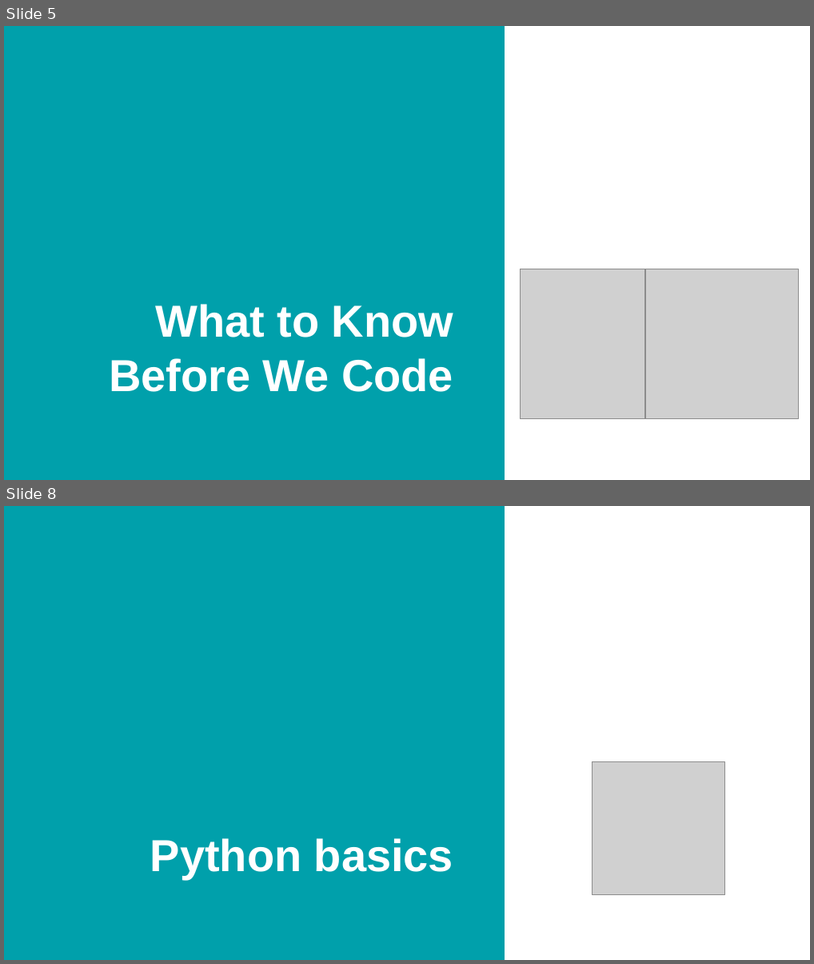
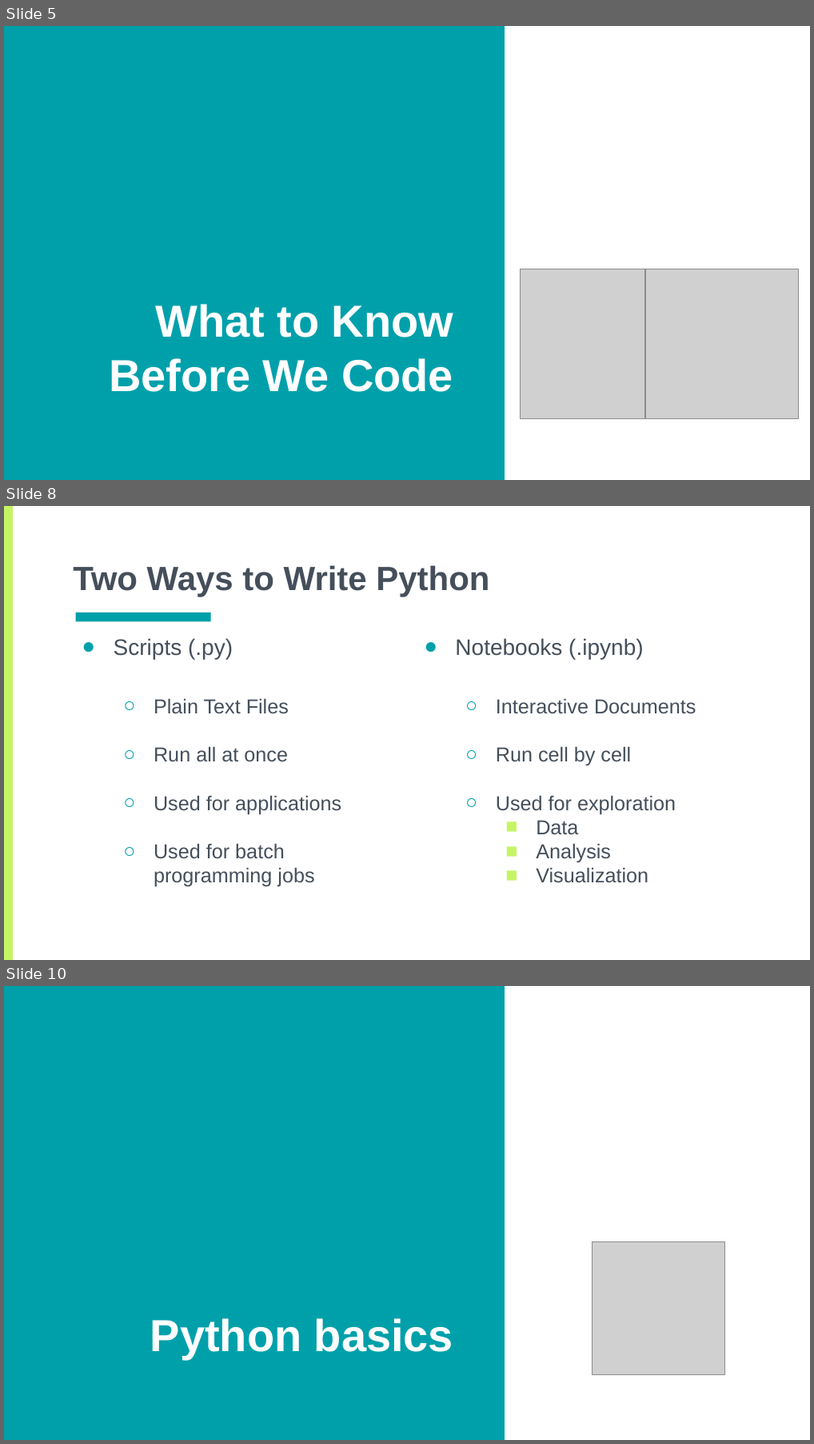
Before and after one commit to CWML/Python1, a slide deck: python1_2025.pptx. Shown one above the other, each under a label of ours: slides 5 and 8 before the commit, slides 5, 8 and 10 after it; the slides between them are not shown. The pictures are 814x964 and 814x1444 pixels, drawn with LibreOffice and Linux fonts; fonts in the diff are those of the drawing; grey boxes stand for pictures. Boxes give left, top, right and bottom in pixels: in the first picture for what was removed or moved away, otherwise in the second. Text is boxed around its words. In the diff, an @@ line names an element or a change of style, - is before the commit and + after.

```diff
--- a/python1_2025.pptx
+++ b/python1_2025.pptx
@@ slide 8 added at bbox=[4, 506, 810, 960], background #FFFFFF @@
@@ rectangle added at bbox=[4, 506, 13, 959], fill #C7F464 @@
@@ title added at bbox=[73, 565, 490, 596], 30 pt, text #454F5B, bold @@
+Two Ways to Write Python
@@ rectangle added at bbox=[76, 612, 211, 621], fill #00A0AB @@
@@ text added at bbox=[114, 638, 342, 887], 18 pt, text #454F5B @@
+● Scripts (.py)
+  ○ Plain Text Files
+  ○ Run all at once
+  ○ Used for applications
+  ○ Used for batch programming jobs
@@ text added at bbox=[455, 638, 696, 883], 18 pt, text #454F5B @@
+● Notebooks (.ipynb)
+  ○ Interactive Documents
+  ○ Run cell by cell
+  ○ Used for exploration
+    ■ Data
+    ■ Analysis
+    ■ Visualization
@@ what was slide 8 is now slide 10 @@
```
Also in this commit, not shown: 1 slide changed, 2 other slides added.
